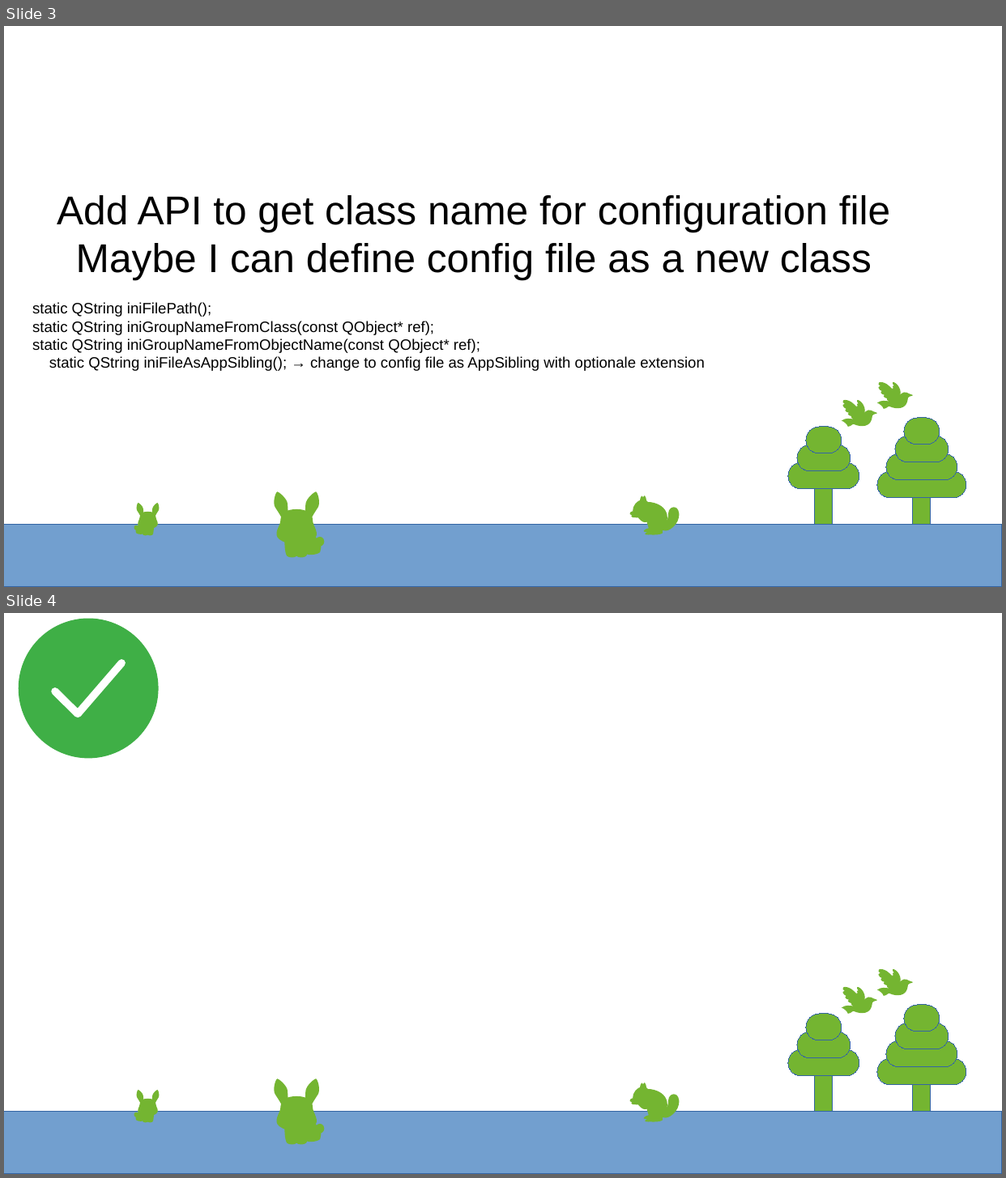
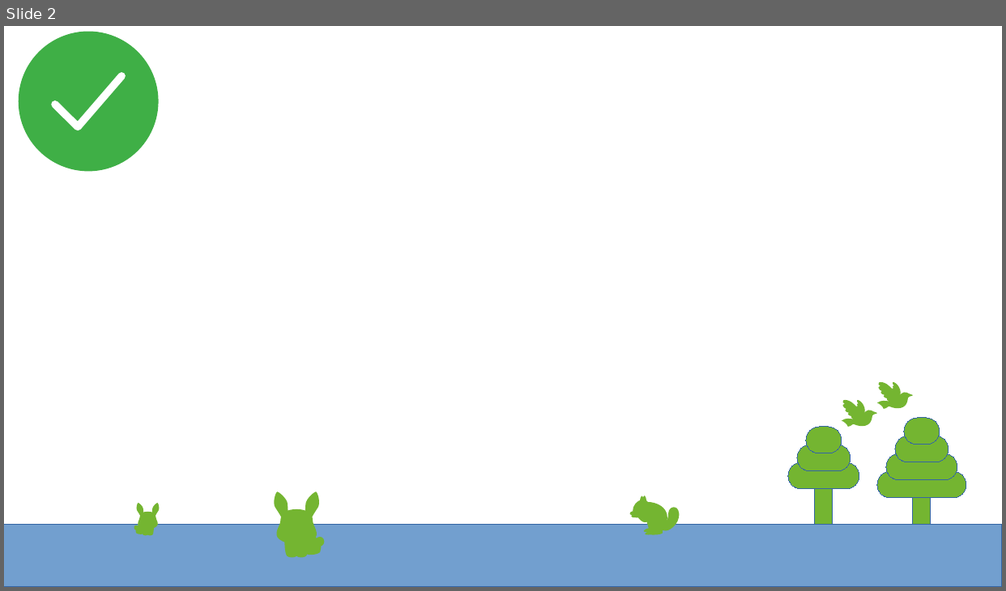
Before and after one commit to g-gualeni/QtNoid2, a slide deck: UserStories/QtNoidCore_UserStories.odp. Shown one above the other, each under a label of ours: slides 3 and 4 before the commit, slide 2 after it. The pictures are 1006x1178 and 1006x591 pixels, drawn with LibreOffice and Linux fonts; fonts in the diff are those of the drawing. Boxes give left, top, right and bottom in pixels: in the first picture for what was removed or moved away, otherwise in the second. Text is boxed around its words. In the diff, an @@ line names an element or a change of style, - is before the commit and + after.

```diff
--- a/UserStories/QtNoidCore_UserStories.odp
+++ b/UserStories/QtNoidCore_UserStories.odp
@@ slide 3 removed at (4, 26, 1002, 587), background #FFFFFF; not listed: 87 template elements that a slide beside it also shows @@
@@ subtitle removed at (32, 195, 890, 371) @@
-Add API to get class name for configuration file
-Maybe I can define config file as a new class
-static QString iniFilePath();
-static QString iniGroupNameFromClass(const QObject* ref);
-static QString iniGroupNameFromObjectName(const QObject* ref);
-static QString iniFileAsAppSibling(); → change to config file as AppSibling with optionale extension
@@ what was slide 4 is now slide 2 @@
```
Also in this commit, not shown: 1 slide changed, 1 other slide removed, 14 other files.
